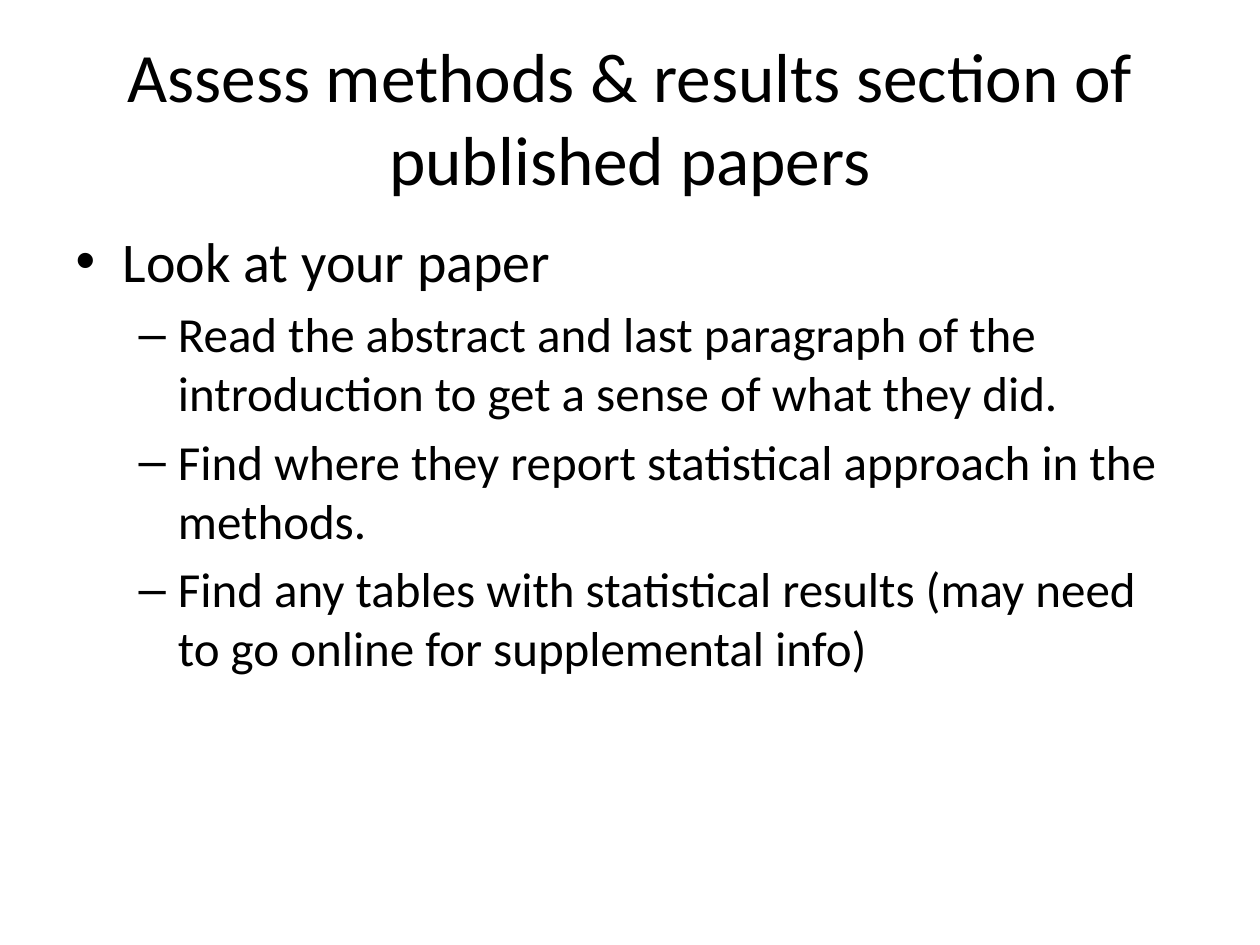
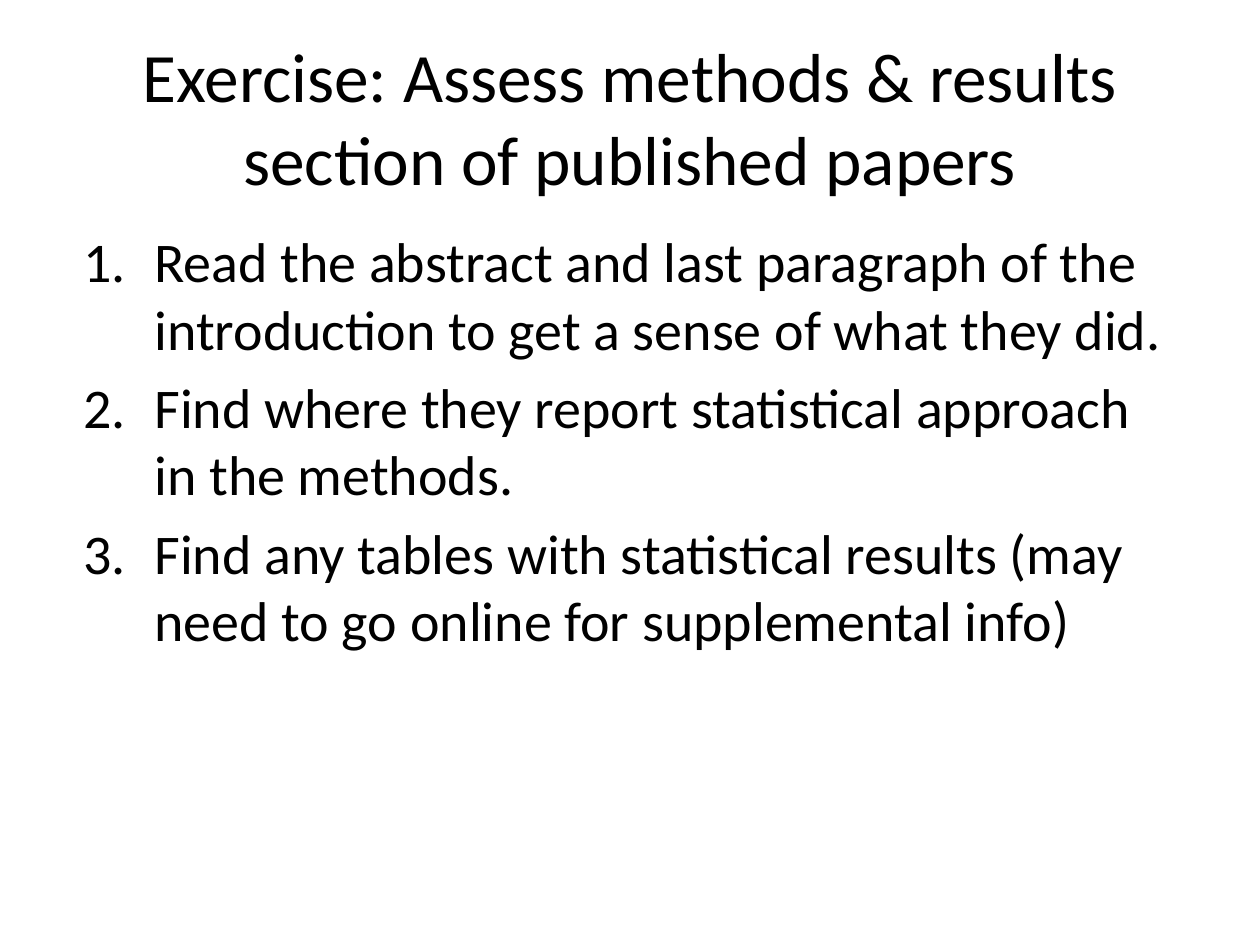
Before and after one commit to EEOB590A-Fall-2019/Course-Materials, a slide deck: slide 2 of 8. Writing a manuscript/what to include in a paper.pptx. Drawn at 1260x945 pixels with LibreOffice and Linux fonts; fonts in the diff are those of the drawing. Boxes give left, top, right and bottom in pixels: in the first picture for what was removed or moved away, otherwise in the second. Text is boxed around its words. In the diff, an @@ line names an element or a change of style, - is before the commit and + after.

Commit message:
update what to include

```diff
--- a/8. Writing a manuscript/what to include in a paper.pptx
+++ b/8. Writing a manuscript/what to include in a paper.pptx
@@ title at bbox=[143, 54, 1116, 197]: text changed @@
-Assess methods & results section of published papers
+Exercise: Assess methods & results section of published papers
@@ text "Read the abstract and last ..." at bbox=[154, 243, 1161, 651]: size 28 to 32 pt; bullet – to 1.; list level 2 to 1 in "Read the abstract and last ..."; list level 2 to 1 in "Find where they report statistical ..."; list level 2 to 1 in "Find any tables with statistical ..." @@
@@ text at bbox=[123, 243, 550, 291]: paragraph removed @@
-• Look at your paper
```
Also in this commit, not shown: 6 other slides changed, 1 slide added.
